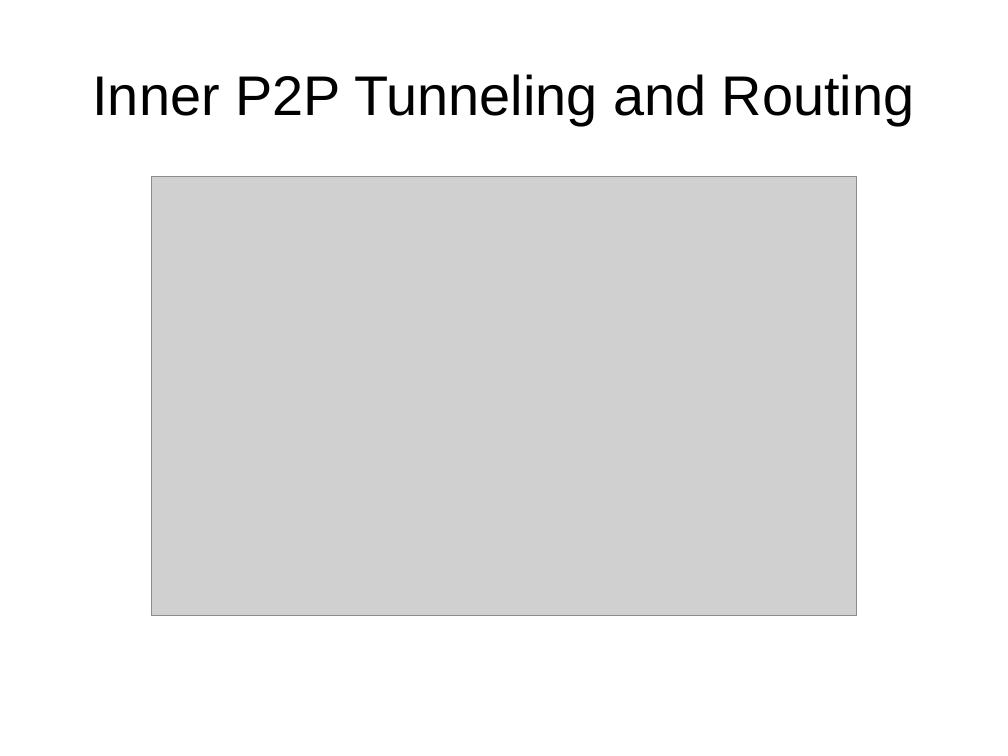
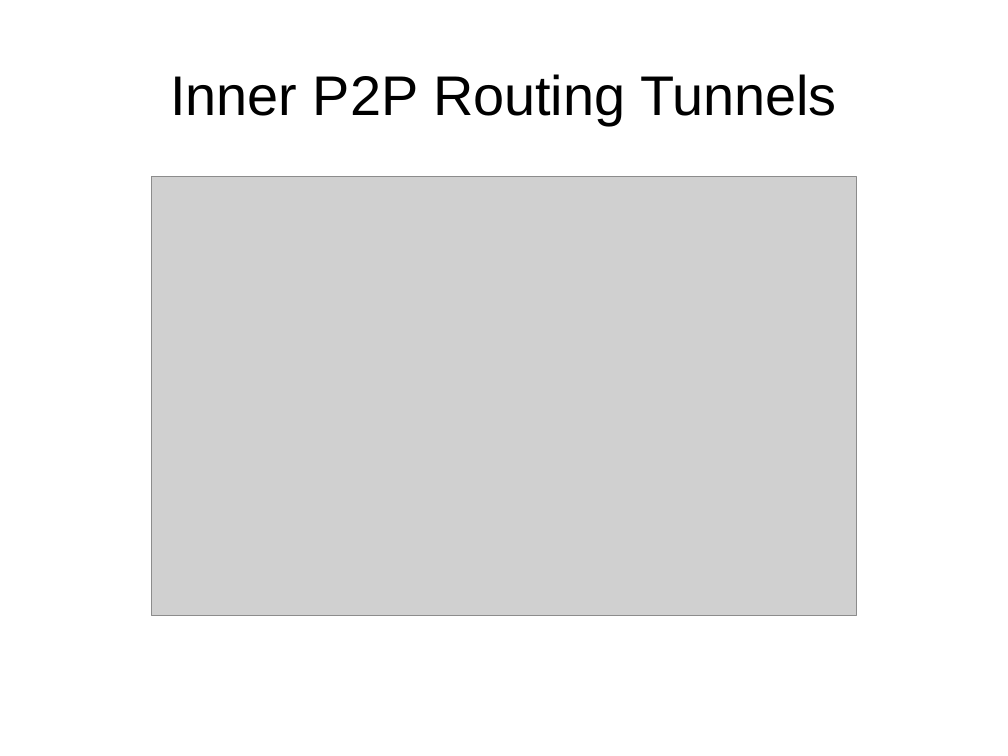
Before and after one commit to 8bitgeek/hive, a slide deck: slide 12 of docs/hive-slides.odp. Drawn at 1008x756 pixels with LibreOffice and Linux fonts; fonts in the diff are those of the drawing; grey boxes stand for pictures; background and template pictures are left out. Boxes give left, top, right and bottom in pixels: in the first picture for what was removed or moved away, otherwise in the second. Text is boxed around its words. In the diff, an @@ line names an element or a change of style, - is before the commit and + after.

```diff
--- a/docs/hive-slides.odp
+++ b/docs/hive-slides.odp
@@ title at <box>170,74,837,125</box>: text changed @@
-Inner P2P Tunneling and Routing
+Inner P2P Routing Tunnels
```
Also in this commit, not shown: 1 other slide changed, 4 slides added.
